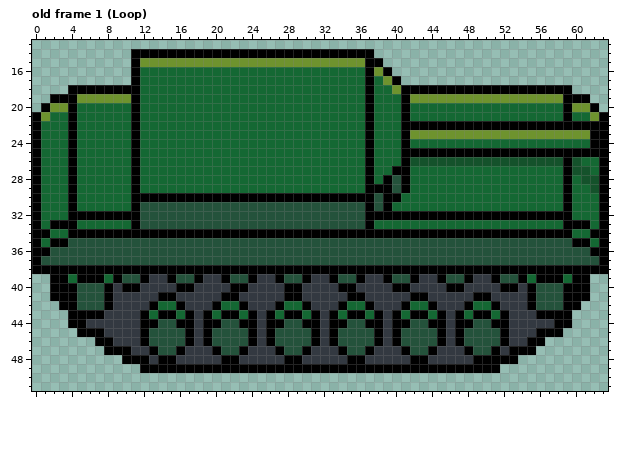
File history of a pixel-art file, Assets/Tank.aseprite. Above is the file before it was changed.
64x64 pixels, 11 frames. Shown: old frame 1 (Loop): x 0..63, y 13..51. The commit also changed other frames, which this record leaves out.
After the commit:
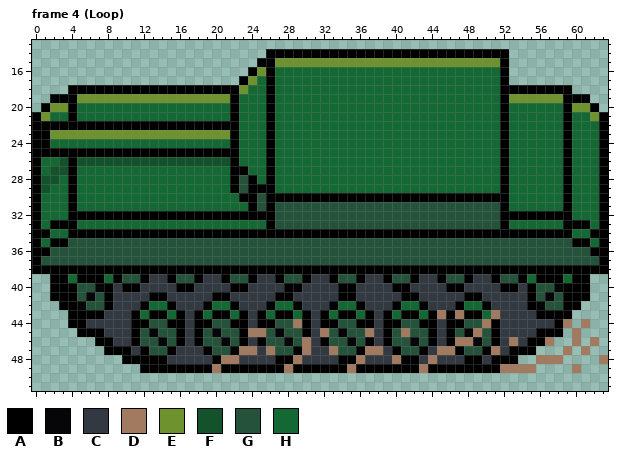
Palette (. is transparent): A #000000  B #060608  C #333941  D #a27a60  E #6e932e  F #14522b  G #24523b  H #146833
A new or re-ordered frame is compared with the old frame closest to it.
The exact change:
layer "Dep E" now hidden
layer "Dep O" added
frames re-ordered
Frame 4 (Loop) against old frame 1 (Loop):
y 14: x 11..25 AAAAAAAAAAAAAAA -> ...............; x 38..52 ............... -> AAAAAAAAAAAAAAA
y 15: x 11..26 AEEEEEEEEEEEEEEE -> ..............AA; x 37..52 AA.............. -> EEEEEEEEEEEEEEEA
y 16: x 11..26 AHHHHHHHHHHHHHHH -> .............AEA; x 37..52 AEA............. -> HHHHHHHHHHHHHHHA
y 17: x 11..24 AHHHHHHHHHHHHH -> ............AE; x 26 H -> A; x 37 A -> H; x 39..52 EA............ -> HHHHHHHHHHHHHA
y 18: x 12..23 HHHHHHHHHHHH -> AAAAAAAAAAAE; x 26 H -> A; x 37 A -> H; x 40..51 EAAAAAAAAAAA -> HHHHHHHHHHHH
y 19: x 11..22 AHHHHHHHHHHH -> EEEEEEEEEEEA; x 26 H -> A; x 37 A -> H; x 41..52 AEEEEEEEEEEE -> HHHHHHHHHHHA
y 20..21: x 11 A -> H; x 22 H -> A; x 26 H -> A; x 37 A -> H; x 41 A -> H; x 52 H -> A
y 22: x 1..3 HHH -> AAA; x 5..10 HHHHHH -> AAAAAA; x 12..22 HHHHHHHHHHH -> AAAAAAAAAAA; x 26 H -> A; x 37 A -> H; x 41..51 AAAAAAAAAAA -> HHHHHHHHHHH; x 53..58 AAAAAA -> HHHHHH; x 60..62 AAA -> HHH
y 23: x 1..22 HHHAHHHHHHAHHHHHHHHHHH -> AEEEEEEEEEEEEEEEEEEEEA; x 26 H -> A; x 37 A -> H; x 41..62 AEEEEEEEEEEEEEEEEEEEEA -> HHHHHHHHHHHAHHHHHHAHHH
y 24: x 1 H -> A; x 4 A -> H; x 11 A -> H; x 22 H -> A; x 26 H -> A; x 37 A -> H; x 41 A -> H; x 52 H -> A; x 59 H -> A; x 62 A -> H
y 25: x 1..3 HHH -> AAA; x 5..10 HHHHHH -> AAAAAA; x 12..22 HHHHHHHHHHH -> AAAAAAAAAAA; x 26 H -> A; x 37 A -> H; x 41..51 AAAAAAAAAAA -> HHHHHHHHHHH; x 53..58 AAAAAA -> HHHHHH; x 60..62 AAA -> HHH
y 26: x 3 H -> F; x 5..22 HHHHHHAHHHHHHHHHHH -> FFFFFFFFFFFFFFFFFA; x 26 H -> A; x 37 A -> H; x 41..58 AFFFFFFFFFFFFFFFFF -> HHHHHHHHHHHAHHHHHH; x 60 F -> H
y 27: x 2..3 HH -> FF; x 11 A -> H; x 22..23 HH -> AA; x 26 H -> A; x 37 A -> H; x 40..41 AA -> HH; x 52 H -> A; x 60..61 FF -> HH
y 28: x 1..2 HH -> FF; x 11 A -> H; x 22..24 HHH -> AGA; x 26 H -> A; x 37 A -> H; x 39..41 AGA -> HHH; x 52 H -> A; x 61..62 FF -> HH
y 29: x 1 H -> F; x 11 A -> H; x 22..26 HHHHH -> AGAAA; x 37..41 AAAGA -> HHHHH; x 52 H -> A; x 62 F -> H
y 30: x 11..22 AAAAAAAAAAAA -> HHHHHHHHHHHH; x 25 A -> G; x 38 G -> A; x 41..52 HHHHHHHHHHHH -> AAAAAAAAAAAA
y 31: x 11..24 AGGGGGGGGGGGGG -> HHHHHHHHHHHHHA; x 26 G -> A; x 37 A -> G; x 39..52 AHHHHHHHHHHHHH -> GGGGGGGGGGGGGA
y 32: x 12..26 GGGGGGGGGGGGGGG -> AAAAAAAAAAAAAAA; x 37..51 AAAAAAAAAAAAAAA -> GGGGGGGGGGGGGGG
y 33: x 11..26 AGGGGGGGGGGGGGGG -> HHHHHHHHHHHHHHHA; x 37..52 AHHHHHHHHHHHHHHH -> GGGGGGGGGGGGGGGA
y 40: x 7 G -> B; x 58 G -> B
y 41: x 6 G -> B; x 13 C -> A; x 15 A -> C; x 20 C -> A; x 22 A -> C; x 27 C -> A; x 29 A -> C; x 34 C -> A; x 36 A -> C; x 41 C -> A; x 43 A -> C; x 48 C -> A; x 50 A -> C; x 57 G -> B
y 42: x 5 G -> B; x 12..13 CA -> AH; x 15..16 HA -> AC; x 19..20 CA -> AH; x 22..23 HA -> AC; x 26..27 CA -> AH; x 29..30 HA -> AC; x 33..34 CA -> AH; x 36..37 HA -> AC; x 40..41 CA -> AH; x 43..44 HA -> AC; x 47..48 CA -> AH; x 50..51 HA -> AC; x 56 G -> B
y 43: x 11..13 CAH -> AHA; x 15..20 AHACAH -> HACAHA; x 22..27 AHACAH -> HACAHA; x 29..34 AHACAH -> HACAHA; x 36..41 AHACAH -> HACAHA; x 43..48 AHACAH -> HADADA; x 50..52 AHA -> HDC
y 44: x 11 C -> A; x 13 A -> G; x 15 G -> A; x 17..18 AC -> CA; x 20 A -> G; x 22 G -> A; x 24..25 AC -> CA; x 27 A -> G; x 29 G -> D; x 31..32 AC -> CA; x 34 A -> G; x 36 G -> A; x 38..39 AC -> CA; x 41 A -> G; x 43 G -> A; x 45..46 AC -> CA; x 48 A -> G; x 50 G -> D; x 52 A -> C; x 59 A -> D; x 61 . -> D
y 45: x 11..13 CAG -> AGB; x 16..20 GACAG -> ACAGB; x 23..27 GACAG -> ADDGB; x 30..34 GACAG -> ACDGB; x 37..41 GACAG -> DCAGD; x 44..49 GACAGG -> ACAGBD; x 51..52 GA -> AC; x 60 . -> D
y 46: x 11..12 CA -> AG; x 14 G -> B; x 16..19 GACA -> ACAG; x 21 G -> B; x 23..26 GACA -> ACAG; x 28 G -> B; x 30..33 GACA -> DCAG; x 35 G -> B; x 37..40 GACA -> ACAG; x 42 G -> B; x 44..49 GACAGG -> ACADDB; x 51..53 GAC -> ACD; x 57 . -> D; x 60 . -> D; x 62 . -> D
y 47: x 12..13 CA -> AG; x 15..16 GA -> AC; x 19..20 CA -> AG; x 22..24 GAC -> ADD; x 26..27 CA -> DG; x 29..30 GA -> AD; x 33..34 CA -> DG; x 36..38 GAC -> ADD; x 40..41 CA -> AG; x 43..48 GACCCA -> ACDDAG; x 50..51 GA -> AD; x 59 . -> D; x 61 . -> D
y 48: x 13 C -> A; x 15 A -> C; x 20..22 CAA -> ADD; x 27 C -> A; x 29 A -> D; x 34 C -> A; x 36 A -> D; x 40..41 CC -> DA; x 43..44 AC -> CD; x 48 C -> A; x 50 A -> C; x 56..58 ... -> DDD; x 63 . -> D
y 49: x 20 A -> D; x 28 A -> D; x 35 A -> D; x 43 A -> D; x 52..55 .... -> DDDD; x 60 . -> D
